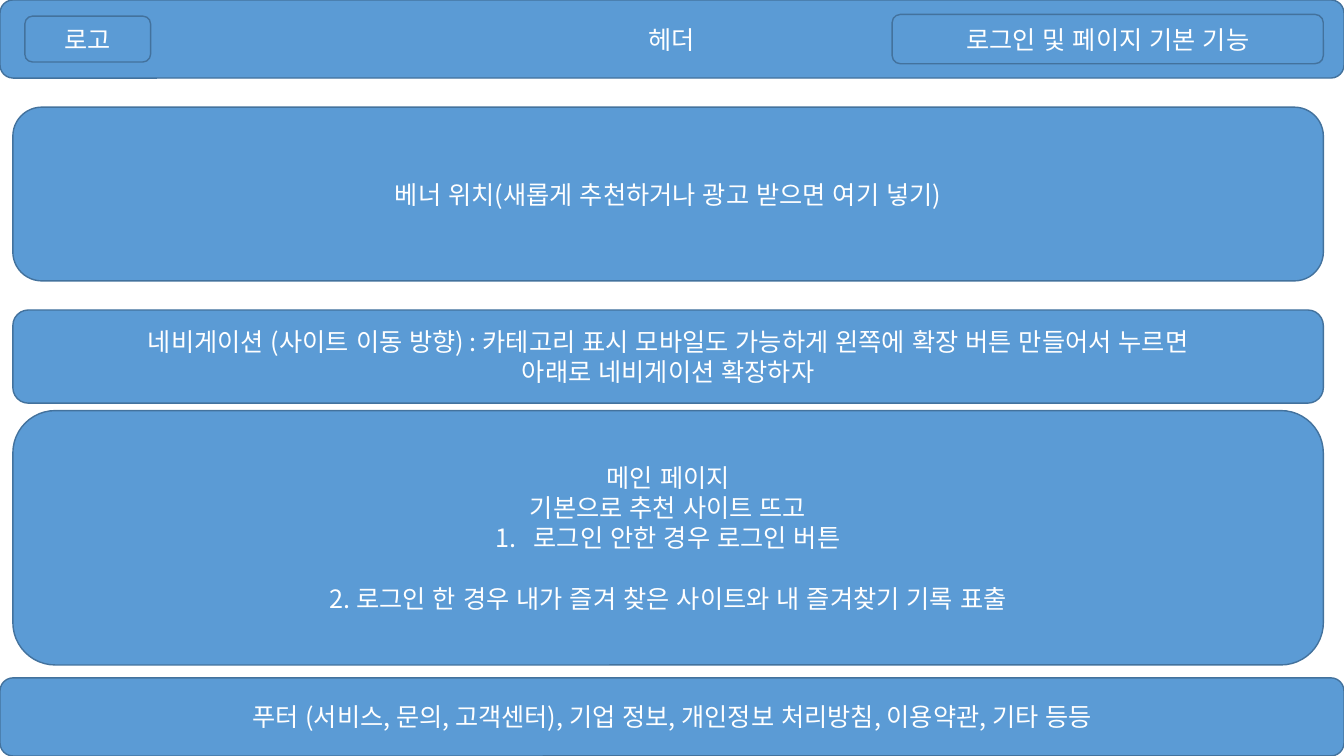
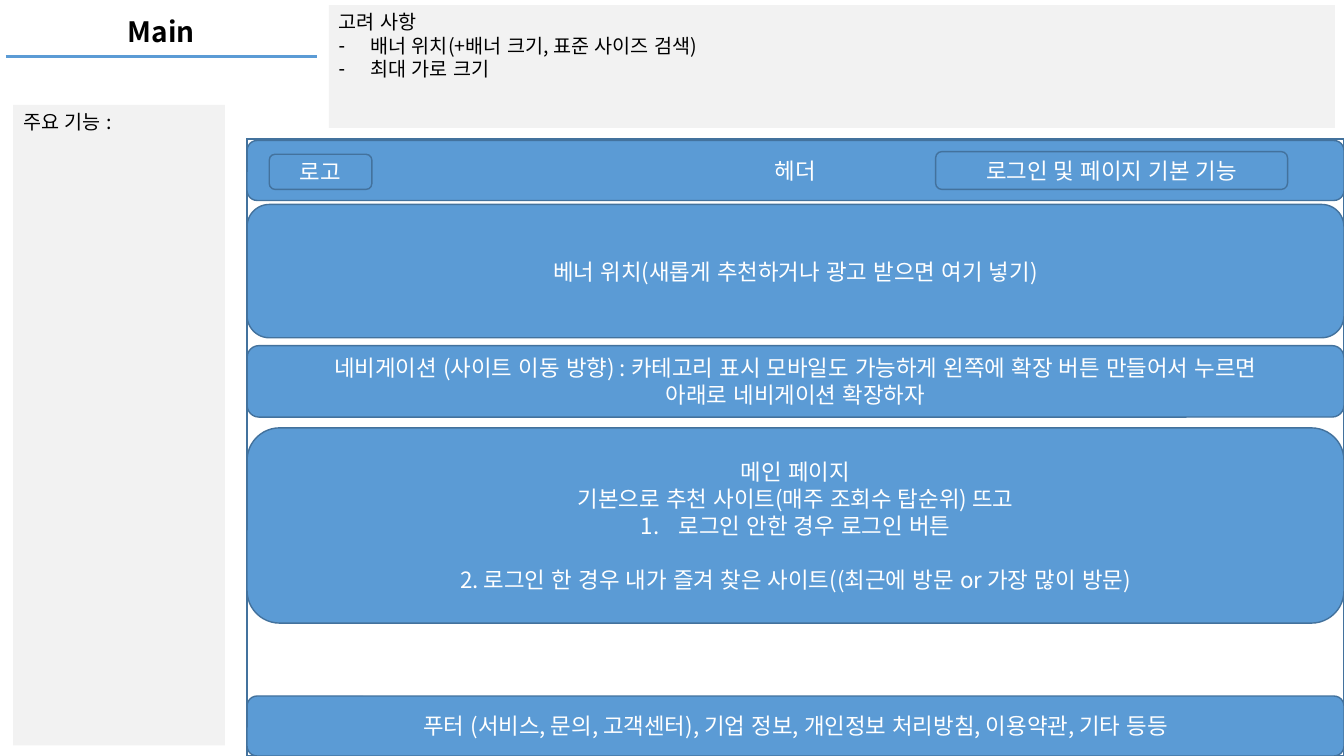
Before and after one commit to mygorithm2020/BookmarkProject, a slide deck: slide 3 of bookmark.pptx. Drawn at 1344x756 pixels with LibreOffice and Linux fonts; fonts in the diff are those of the drawing. Boxes give left, top, right and bottom in pixels: in the first picture for what was removed or moved away, otherwise in the second. Text is boxed around its words. In the diff, an @@ line names an element or a change of style, - is before the commit and + after.

```diff
--- a/bookmark.pptx
+++ b/bookmark.pptx
@@ text added at <box>128,19,195,43</box>, 20 pt, text #000000, bold @@
+Main
@@ rectangle added at <box>329,5,1335,128</box>, fill #F2F2F2, 14 pt, text #000000 @@
+고려 사항
+– 배너 위치(+배너 크기, 표준 사이즈 검색)
+– 최대 가로 크기
@@ line added from (6, 56) to (317, 56), #5B9BD5 2.25 pt @@
@@ rectangle added at <box>13,105,225,745</box>, fill #F2F2F2, 14 pt, text #000000 @@
+주요 기능 :
@@ rounded rectangle "헤더": place and size @@
-rounded rectangle "헤더" at <box>0,0,1344,78</box>
+rounded rectangle "헤더" at <box>247,140,1344,200</box>
@@ rectangle added at <box>247,139,1344,756</box>, outline #43739E 1.5 pt @@
@@ size 18 to 16 pt in 6 elements at <box>247,697,1344,756</box>, <box>247,346,1344,417</box>, <box>247,205,1344,338</box>, <box>936,151,1288,190</box>, <box>247,140,1344,200</box>, <box>269,154,372,190</box> @@
@@ rounded rectangle "로고": place and size @@
-rounded rectangle "로고" at <box>25,16,151,62</box>
+rounded rectangle "로고" at <box>269,154,372,190</box>
@@ rounded rectangle "로그인 및 페이지 기본 기능": place and size @@
-rounded rectangle "로그인 및 페이지 기본 기능" at <box>892,14,1324,64</box>
+rounded rectangle "로그인 및 페이지 기본 기능" at <box>936,151,1288,190</box>
@@ rounded rectangle "베너 위치(새롭게 추천하거나 광고 받으면 ...": place and size @@
-rounded rectangle "베너 위치(새롭게 추천하거나 광고 받으면 ..." at <box>13,107,1324,280</box>
+rounded rectangle "베너 위치(새롭게 추천하거나 광고 받으면 ..." at <box>247,205,1344,338</box>
@@ rounded rectangle "네비게이션 (사이트 이동 방향) : ...": place and size @@
-rounded rectangle "네비게이션 (사이트 이동 방향) : ..." at <box>13,311,1324,403</box>
+rounded rectangle "네비게이션 (사이트 이동 방향) : ..." at <box>247,346,1344,417</box>
@@ rounded rectangle "메인 페이지": place and size @@
-rounded rectangle "메인 페이지" at <box>13,410,1324,664</box>
+rounded rectangle "메인 페이지" at <box>247,429,1344,624</box>
@@ text in rounded rectangle at <box>679,461,950,536</box>: size 18 to 16 pt in "메인 페이지", "로그인 안한 경우 로그인 버튼" @@
@@ text in rounded rectangle at <box>578,488,1013,511</box>: text changed; size 18 to 16 pt @@
-기본으로 추천 사이트 뜨고
+기본으로 추천 사이트(매주 조회수 탑순위) 뜨고
@@ text in rounded rectangle at <box>460,569,1131,592</box>: text changed; size 18 to 16 pt @@
-2. 로그인 한 경우 내가 즐겨 찾은 사이트와 내 즐겨찾기 기록 표출
+2. 로그인 한 경우 내가 즐겨 찾은 사이트((최근에 방문 or 가장 많이 방문)
@@ rounded rectangle "푸터 (서비스, 문의, 고객센터), 기업 ...": place and size @@
-rounded rectangle "푸터 (서비스, 문의, 고객센터), 기업 ..." at <box>0,679,1344,756</box>
+rounded rectangle "푸터 (서비스, 문의, 고객센터), 기업 ..." at <box>247,697,1344,756</box>
```
Also in this commit, not shown: 1 slide added, 1 slide removed, 7 other files.
